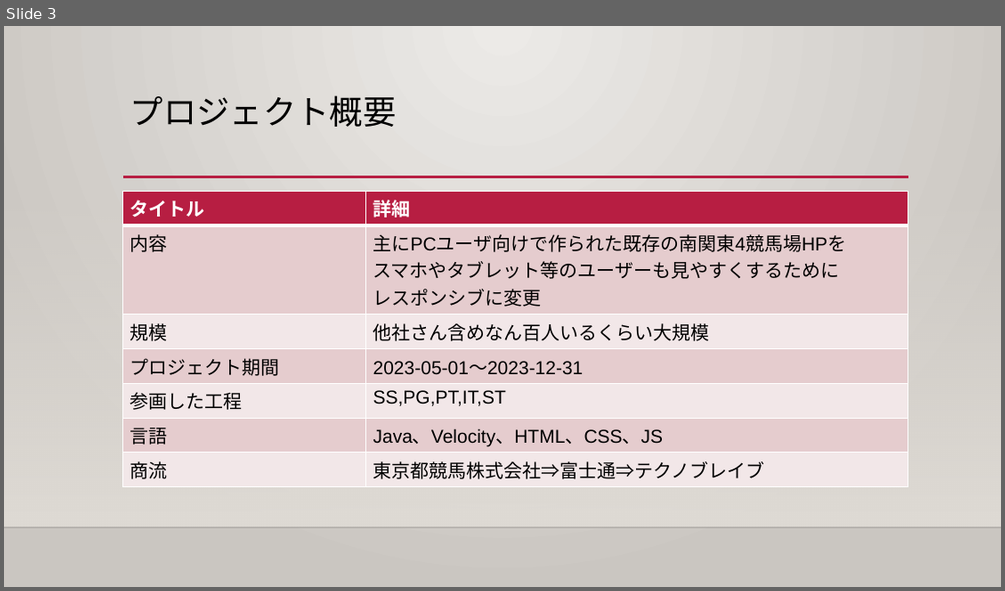
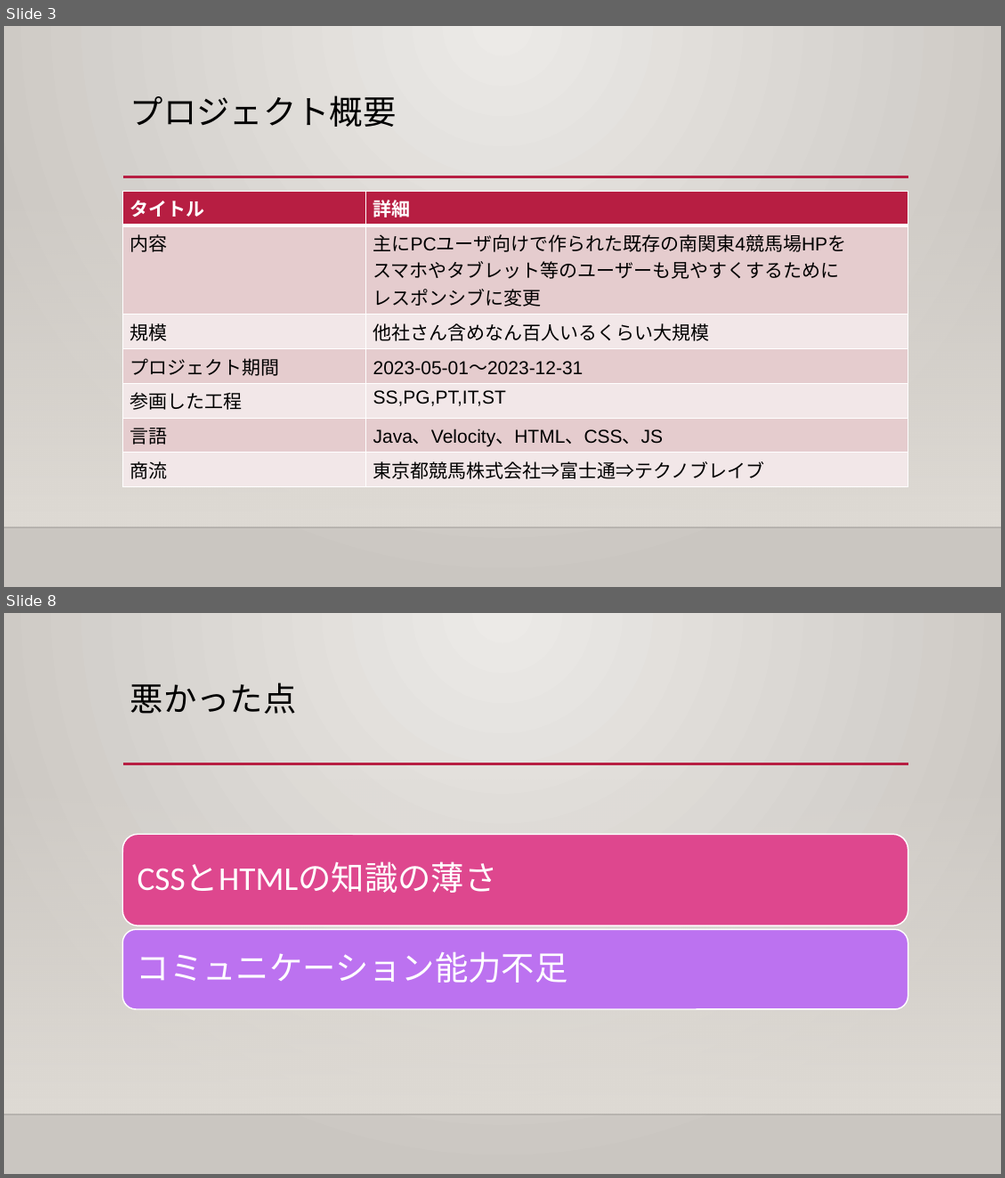
Before and after one commit to bittap/ppt, a slide deck: プログラム経験.pptx. Shown one above the other, each under a label of ours: slide 3 before the commit, slides 3 and 8 after it; the slides between them are not shown. The pictures are 1005x591 and 1005x1178 pixels, drawn with LibreOffice and Linux fonts; fonts in the diff are those of the drawing; background and template pictures are left out. Boxes give left, top, right and bottom in pixels: in the first picture for what was removed or moved away, otherwise in the second. Text is boxed around its words. In the diff, an @@ line names an element or a change of style, - is before the commit and + after.

```diff
--- a/プログラム経験.pptx
+++ b/プログラム経験.pptx
@@ slide 8 added at box(4, 613, 1001, 1174), background gradient #ECEAE7 to #CAC7C1; not listed: 3 template elements that a slide beside it also shows @@
@@ title added at box(130, 682, 297, 714), 32 pt, text #000000 @@
+悪かった点
@@ group added at box(123, 835, 908, 1009): 2 rounded rectangles, 2 texts @@
+CSSとHTMLの知識の薄さ
+コミュニケーション能力不足
```
Also in this commit, not shown: 4 slides changed, 4 other slides added.
